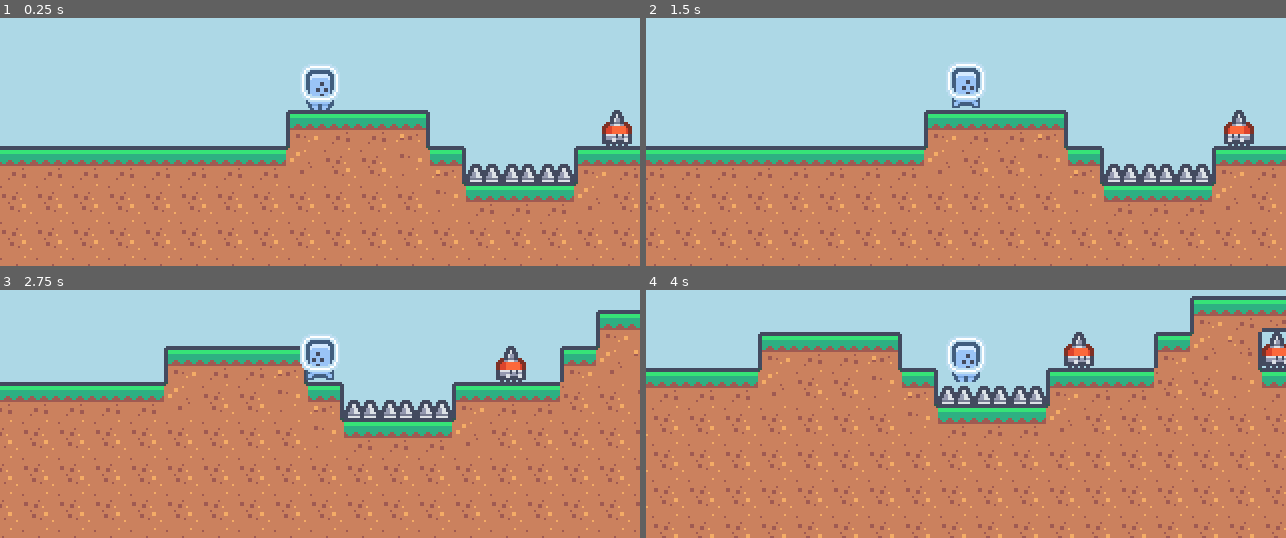
Above: before the commit, frames 1-4 (two rows, left to right).
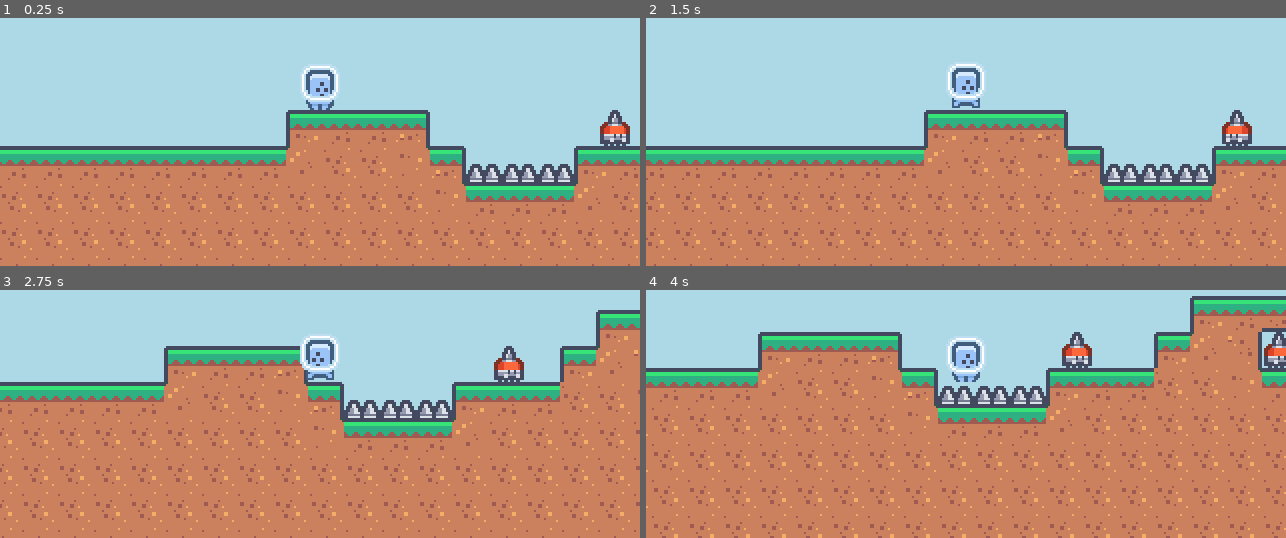
Above: after the commit, the same moments.

Repository: Connor-Lincycomb/Solo-Platformer-Game
Game: Godot game, scene res://world.tscn
Same seed, same stepped clock (60 frames per second), same inputs: the game is played once before the commit and once after it.
Inputs:
- Up to frame 1 (0.25 s): no input
- Up to frame 2 (1.5 s): tap Enter (ui_accept) at 0.5, 0.77 s; hold D (ui_right) from 0.53 s (still down)
- Up to frame 3 (2.75 s): tap Enter (ui_accept) at 1.52 s; release D (ui_right) at 2.03 s; hold A (ui_left) from 2.03 s (still down)
- Up to frame 4 (4 s): release A (ui_left) at 2.78 s; hold D (ui_right) from 2.78 s (still down); tap Enter (ui_accept) at 3.02, 3.77 s

The runs differ from the first frame. In frame 1, 0.2% of the frame differs, in the area x 93-99%, y 37-52%; in frame 2, 0.2%; in frame 3, 0.2%; in frame 4, 0.4%, in the area x 65-100%, y 16-32%.

Commit message:
Enemy Hitboxes

Diff:
--- /dev/null
+++ b/hitbox.gd
@@ -0,0 +1,8 @@
+extends Area2D
+
+
+
+
+func _on_body_entered(body):
+	if body is Player:
+		get_tree().reload_current_scene()
--- /dev/null
+++ b/hitbox.tscn
@@ -0,0 +1,10 @@
+[gd_scene load_steps=2 format=3 uid="uid://dj2ued45phnxi"]
+
+[ext_resource type="Script" path="res://hitbox.gd" id="1_suc88"]
+
+[node name="Hitbox" type="Area2D"]
+collision_layer = 0
+collision_mask = 2
+script = ExtResource("1_suc88")
+
+[connection signal="body_entered" from="." to="." method="_on_body_entered"]
--- a/spikes.gd
+++ /dev/null
@@ -1,8 +0,0 @@
-extends Area2D
-
-
-# this "is Player" references a class_name Player we instantiated in the player.gd script, 2nd line.
-# this function restarts the scene when Player contacts the spikes
-func _on_body_entered(body):
-	if body is Player:
-		get_tree().reload_current_scene()
--- a/spikes.tscn
+++ b/spikes.tscn
@@ -1,11 +1,9 @@
 [gd_scene load_steps=3 format=3 uid="uid://cw3rfry21gydf"]
 
 [ext_resource type="Texture2D" uid="uid://c74o1ewnbof6b" path="res://tilemap_packed.png" id="1_avpbm"]
-[ext_resource type="Script" path="res://spikes.gd" id="1_ncnv2"]
+[ext_resource type="PackedScene" uid="uid://dj2ued45phnxi" path="res://hitbox.tscn" id="2_lro3d"]
 
-[node name="Spikes" type="Area2D"]
-collision_mask = 2
-script = ExtResource("1_ncnv2")
+[node name="Spikes" type="Node2D"]
 
 [node name="Sprite2D" type="Sprite2D" parent="."]
 position = Vector2(0, -9)
@@ -13,7 +11,7 @@
 region_enabled = true
 region_rect = Rect2(144, 54, 18, 18)
 
-[node name="CollisionPolygon2D" type="CollisionPolygon2D" parent="."]
+[node name="Hitbox" parent="." instance=ExtResource("2_lro3d")]
+
+[node name="CollisionPolygon2D" type="CollisionPolygon2D" parent="Hitbox"]
 polygon = PackedVector2Array(-7, 0, -7, -3, -6, -5, -5, -7, -3, -7, -2, -5, -1, -3, 1, -3, 2, -5, 3, -7, 5, -7, 6, -5, 7, -3, 7, 0)
-
-[connection signal="body_entered" from="." to="." method="_on_body_entered"]
--- a/walking_enemy.tscn
+++ b/walking_enemy.tscn
@@ -1,7 +1,8 @@
-[gd_scene load_steps=7 format=3 uid="uid://vengebt2ubc1"]
+[gd_scene load_steps=8 format=3 uid="uid://vengebt2ubc1"]
 
 [ext_resource type="Texture2D" uid="uid://duf13fnr4uphm" path="res://tilemap-characters_packed.png" id="1_iv6i6"]
 [ext_resource type="Script" path="res://walking_enemy.gd" id="1_kwdnk"]
+[ext_resource type="PackedScene" uid="uid://dj2ued45phnxi" path="res://hitbox.tscn" id="3_pe1p8"]
 
 [sub_resource type="AtlasTexture" id="AtlasTexture_coyai"]
 atlas = ExtResource("1_iv6i6")
@@ -26,14 +27,14 @@
 }]
 
 [sub_resource type="RectangleShape2D" id="RectangleShape2D_dr353"]
-size = Vector2(11, 10)
+size = Vector2(13, 10)
 
 [node name="Walking Enemy" type="CharacterBody2D"]
 collision_layer = 2
 script = ExtResource("1_kwdnk")
 
 [node name="AnimatedSprite2D" type="AnimatedSprite2D" parent="."]
-position = Vector2(0, -12)
+position = Vector2(-1, -12)
 sprite_frames = SubResource("SpriteFrames_nj53a")
 flip_h = true
 
@@ -48,3 +49,8 @@
 [node name="LedgeCheckLeft" type="RayCast2D" parent="."]
 position = Vector2(-6, -1)
 target_position = Vector2(0, 5)
+
+[node name="Hitbox" parent="." instance=ExtResource("3_pe1p8")]
+
+[node name="CollisionPolygon2D" type="CollisionPolygon2D" parent="Hitbox"]
+polygon = PackedVector2Array(-8, -1, -8, -9, -4, -11, -2, -11, -2, -14, -1, -16, 0, -16, 1, -14, 1, -11, 3, -11, 7, -9, 7, -1)
